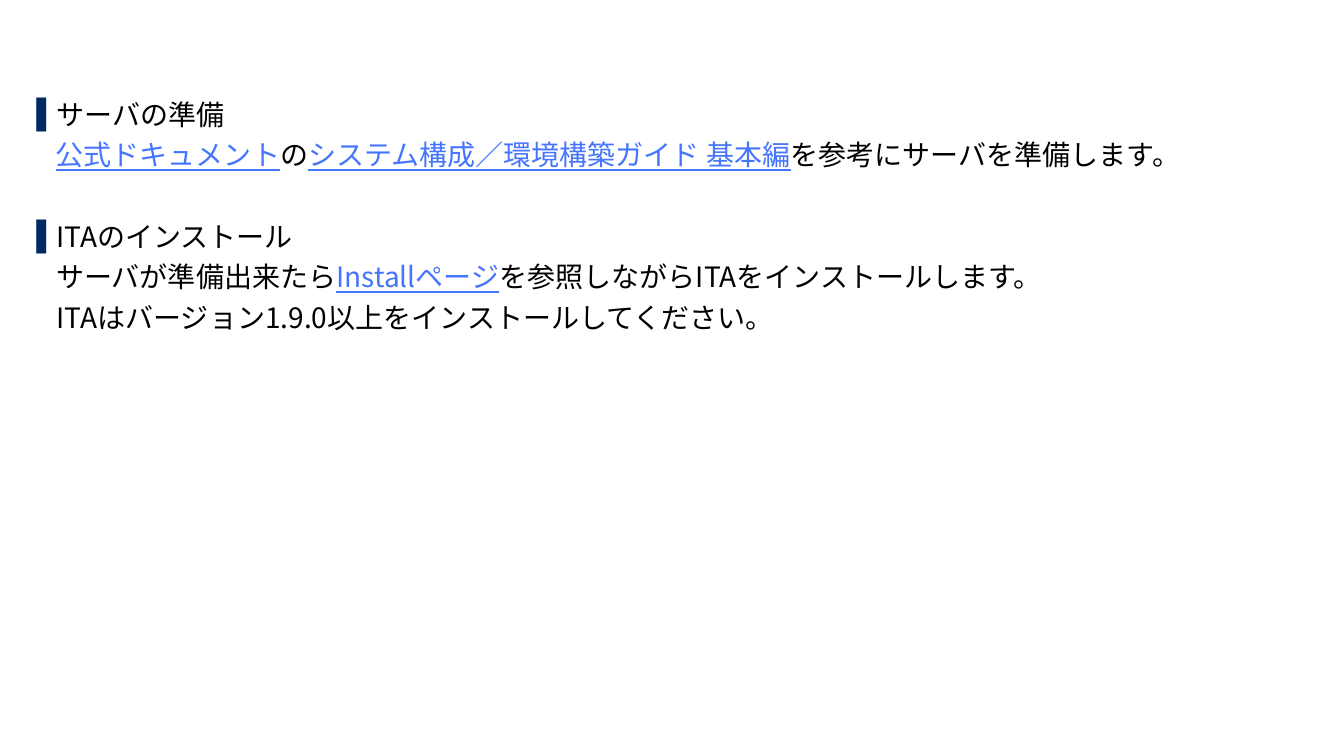
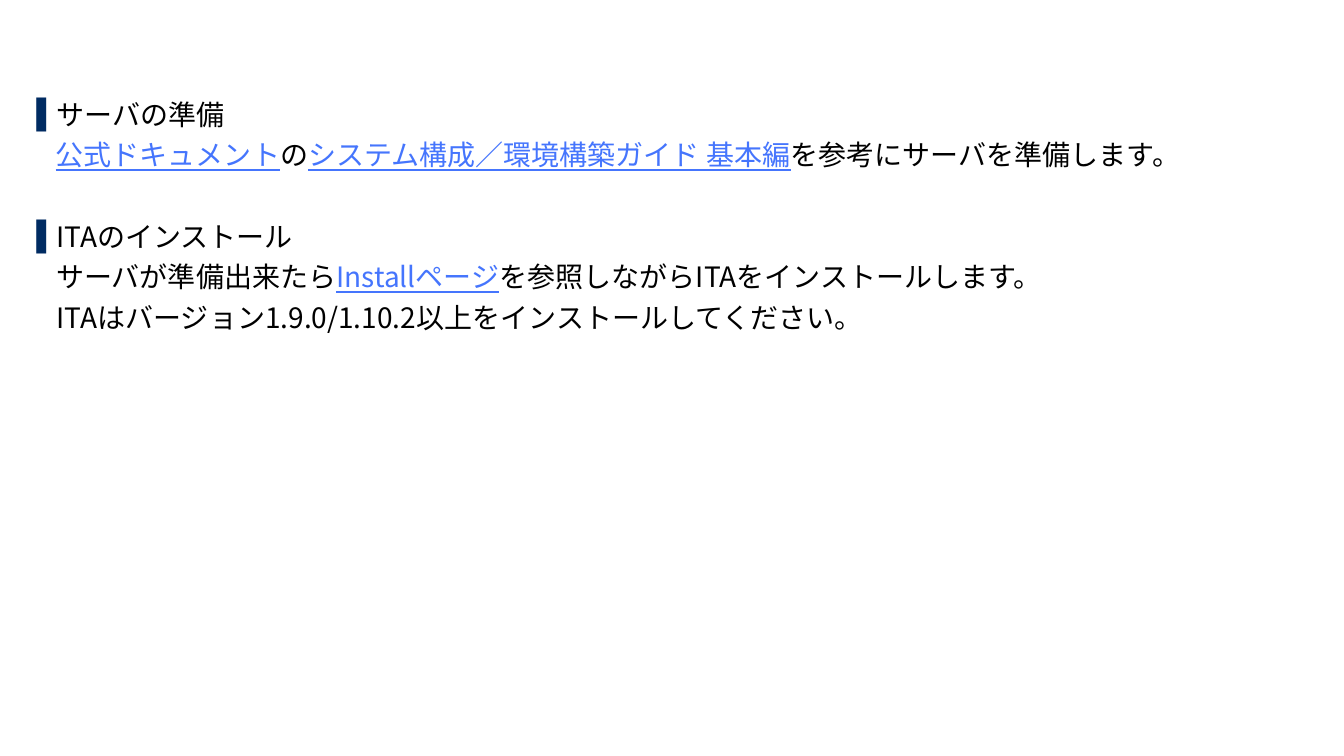
Before and after one commit to exastro-suite/SettingSamples-ITA-HyperV, a slide deck: slide 11 of docs/setting-samples-hyperv-install_ja.pptx. Drawn at 1344x756 pixels with LibreOffice and Linux fonts; fonts in the diff are those of the drawing; background and template pictures are left out. Boxes give left, top, right and bottom in pixels: in the first picture for what was removed or moved away, otherwise in the second. Text is boxed around its words. In the diff, an @@ line names an element or a change of style, - is before the commit and + after.

```diff
--- a/docs/setting-samples-hyperv-install_ja.pptx
+++ b/docs/setting-samples-hyperv-install_ja.pptx
@@ text at (x1=57, y1=305, x2=863, y2=333): text changed @@
-ITAはバージョン1.9.0以上をインストールしてください。
+ITAはバージョン1.9.0/1.10.2以上をインストールしてください。
```
Also in this commit, not shown: 2 other slides changed, 3 other files.
